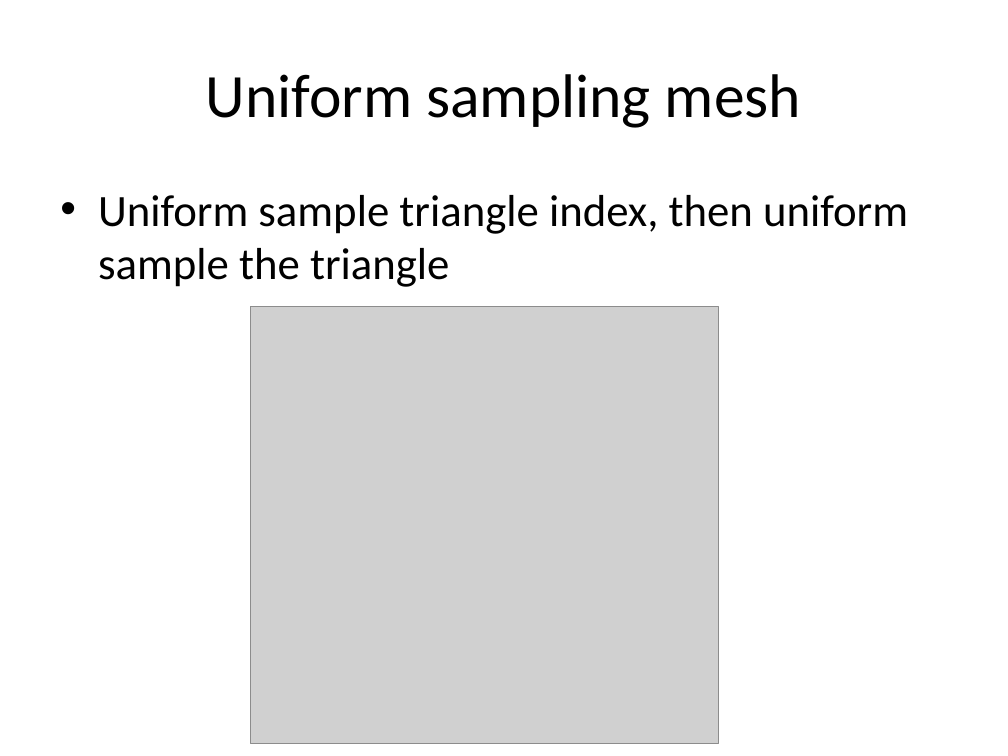
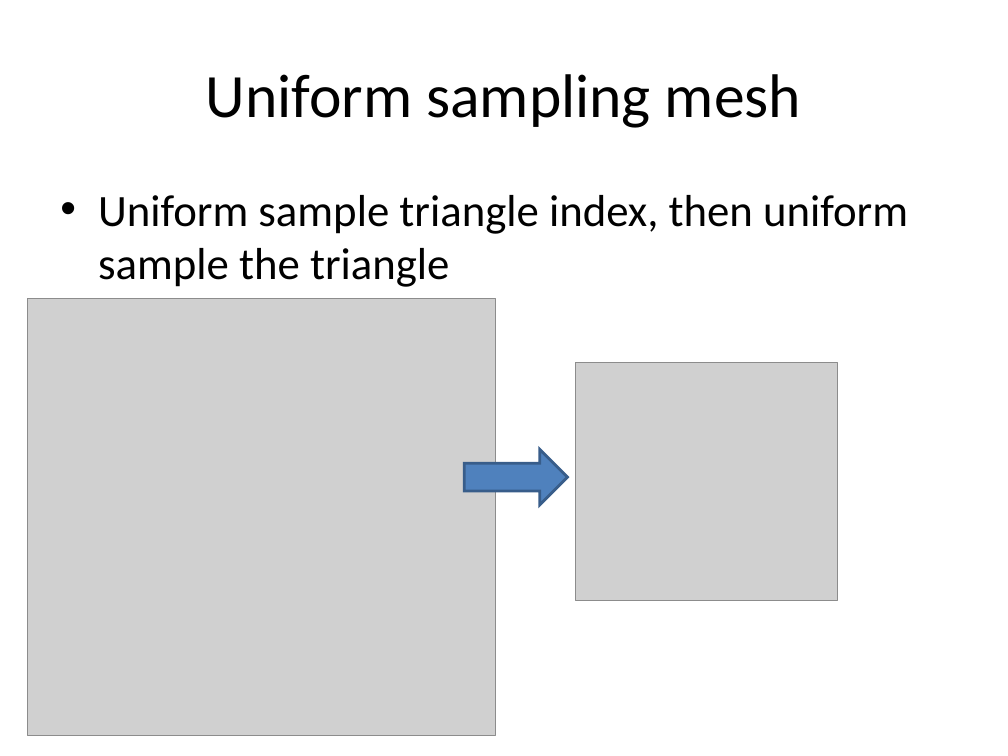
Before and after one commit to ianslayer/gpu_course, a slide deck: slide 26 of course_ppt/MonteCarlo2.ppt (slide 23 before the commit). Drawn at 1008x756 pixels with LibreOffice and Linux fonts; fonts in the diff are those of the drawing; grey boxes stand for pictures. Boxes give left, top, right and bottom in pixels: in the first picture for what was removed or moved away, otherwise in the second. Text is boxed around its words. In the diff, an @@ line names an element or a change of style, - is before the commit and + after.

Commit message:
update sampling ppt, sampling visualization

```diff
--- a/course_ppt/MonteCarlo2.ppt
+++ b/course_ppt/MonteCarlo2.ppt
@@ picture: place and size @@
-picture at box(250, 306, 719, 743)
+picture at box(27, 298, 496, 735)
@@ picture added at box(576, 362, 838, 600) @@
@@ right arrow added at box(465, 450, 568, 505), fill #4F81BD, outline #385D8A 2.01 pt @@
```
Also in this commit, not shown: 3 other slides changed, 4 slides added, 7 other files.
